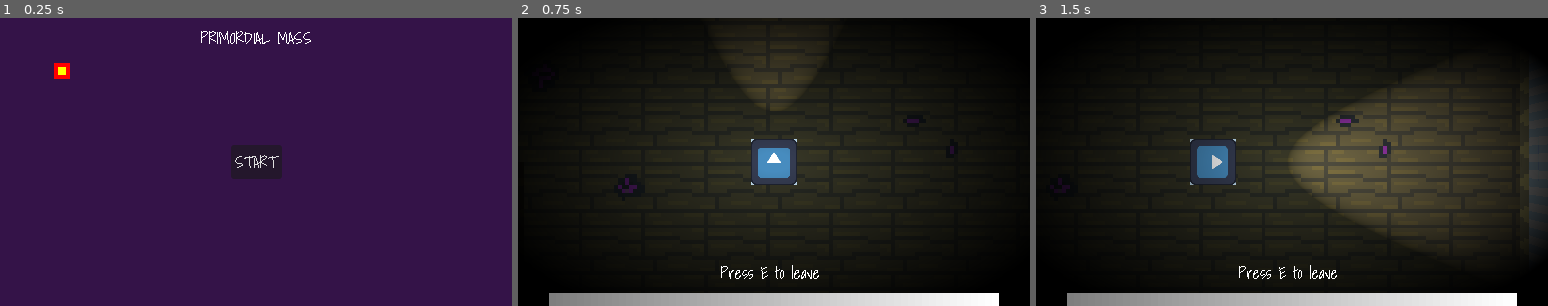
Above: before the commit, frames 1-3 (left to right).
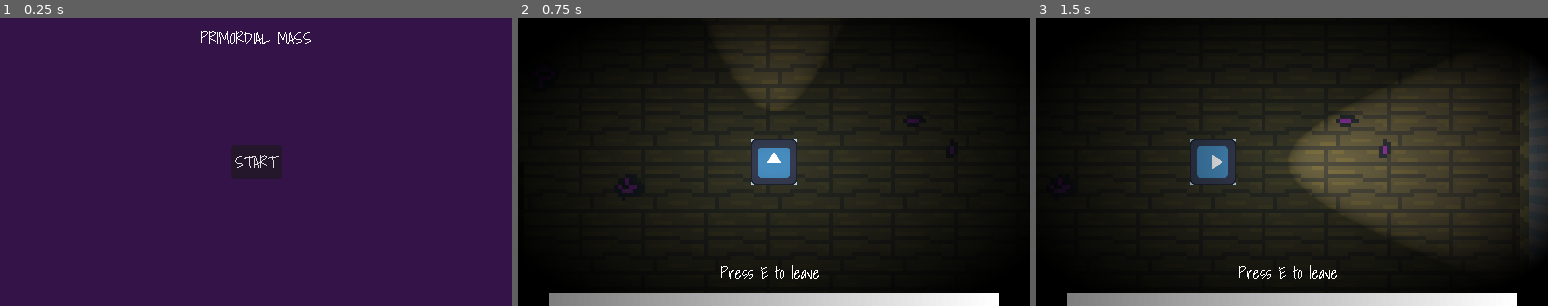
Above: after the commit, the same moments.

Repository: GammaRayTea/project-3-primordial-mass
Game: Godot game, scene res://main.tscn
Two runs of this game, one before a commit and one after it. Both use one fixed random seed, a clock stepped at 60 frames per second and the inputs below. The engine's default icon, where the game draws it, is replaced by a stand-in: a white triangle on a blue panel in a dark square.
Inputs:
- Up to frame 1 (0.25 s): no input
- Up to frame 2 (0.75 s): click "START" at 0.5 s
- Up to frame 3 (1.5 s): tap E (interact) at 1.25 s; hold D (move_right) from 1.28 s (still down); tap Shift (sprint) at 1.35 s

The runs differ from the first frame. In frame 1, 0.2% of the frame differs, in the area x 10-14%, y 15-22%; in frame 2, nothing differs; in frame 3, nothing differs.

Commit message:
added main menu theme

Diff:
--- /dev/null
+++ b/assets/sound/music/main_menu.tres
@@ -0,0 +1,14 @@
+[gd_resource type="AudioStreamInteractive" format=3 uid="uid://b2jp3vfe5xo4d"]
+
+[ext_resource type="AudioStream" uid="uid://b0jjk3n2hsttx" path="res://assets/sound/music/raw/main_menu_intro.ogg" id="1_72e86"]
+[ext_resource type="AudioStream" uid="uid://ddavo1pshp1rw" path="res://assets/sound/music/raw/main_menu_loop.ogg" id="2_j8202"]
+
+[resource]
+clip_count = 2
+clip_0/name = &"Main Menu Intro"
+clip_0/stream = ExtResource("1_72e86")
+clip_0/auto_advance = 1
+clip_0/next_clip = 1
+clip_1/name = &"Main Menu Loop"
+clip_1/stream = ExtResource("2_j8202")
+clip_1/auto_advance = 0
--- /dev/null
+++ b/default_bus_layout.tres
@@ -0,0 +1,15 @@
+[gd_resource type="AudioBusLayout" format=3 uid="uid://cfh34pq2ku7ng"]
+
+[resource]
+bus/1/name = &"Music"
+bus/1/solo = false
+bus/1/mute = false
+bus/1/bypass_fx = false
+bus/1/volume_db = -3.1173582
+bus/1/send = &"Master"
+bus/2/name = &"SoundEffects"
+bus/2/solo = false
+bus/2/mute = false
+bus/2/bypass_fx = false
+bus/2/volume_db = -1.7836647
+bus/2/send = &"Master"
--- a/game.gd
+++ b/game.gd
@@ -1,4 +1,4 @@
-extends Node3D
+class_name Game extends Node3D
 @export var player:Player
 @export var hud:Control
 @export var dungeon_gen:DungeonGenerator
@@ -30,6 +30,7 @@
 	for node in get_tree().get_nodes_in_group("RNGUnifier"):
 		node.rng = global_rng
 
+
 	show()
 	if dark:
 		world_environment.environment = default_env
@@ -48,7 +49,8 @@
 		dungeon_gen._start_generation()
 
 
-
+	GlobalSoundManager.fade_out_music(1.5)
+	GlobalSoundManager.queue_music(GlobalSoundManager.SONGS.MAIN_AMBIENCE)
 
 func create_save() -> void:
 	save_game = SaveGame.new()
--- a/game/enemies/globber/globber.tscn
+++ b/game/enemies/globber/globber.tscn
@@ -529,7 +529,6 @@
 ACCELERATION = 1.0
 target = NodePath("../../..")
 speed = 1.7
-target_position = null
 distance_threshold = 1.3
 next_state = NodePath("../../Attack/AwaitAttackAnimationState")
 animation_state_name = "globber_walk"
@@ -688,6 +687,8 @@
 [node name="Walk" type="AudioStreamPlayer3D" parent="SoundEffectManager" parent_id_path=PackedInt32Array(700150437) index="0" unique_id=20060384]
 stream = SubResource("AudioStreamRandomizer_kpvxy")
 volume_db = -7.0
+bus = &"SoundEffects"
 
 [node name="Attack" type="AudioStreamPlayer3D" parent="SoundEffectManager" parent_id_path=PackedInt32Array(700150437) index="1" unique_id=547935468]
 stream = SubResource("AudioStreamRandomizer_xmiyw")
+bus = &"SoundEffects"
--- a/game/environment/cell_generator/test_map.gd
+++ b/game/environment/cell_generator/test_map.gd
@@ -31,9 +31,8 @@
 
 func _draw() -> void:
 
-	#if draw_cells:
-
-	draw_rect(Rect2(0 , 0 ,rect_size,rect_size),Color.RED)
+	#highlight first cell
+	#draw_rect(Rect2(0 , 0 ,rect_size,rect_size),Color.RED)
 	for cell in range(0,cells.size()):
 		#cells
 		draw_rect(Rect2(scalar*cells[cell].x,scalar* cells[cell].y , rect_size,rect_size),cell_color)
@@ -45,9 +44,9 @@
 		#small points
 		draw_rect(Rect2(scalar*(cells[cell].x + points[cell].x-1),scalar* (cells[cell].y+ points[cell].y-1), 2,2),point_color)
 
-
-	@warning_ignore("integer_division")
-	draw_rect(Rect2(rect_size*scalar*player_pos.x+rect_size/4, rect_size*scalar* player_pos.y +rect_size/4,   rect_size/2 , rect_size/2  ),Color.YELLOW)
+	#draw player
+	#@warning_ignore("integer_division")
+	#draw_rect(Rect2(rect_size*scalar*player_pos.x+rect_size/4, rect_size*scalar* player_pos.y +rect_size/4,   rect_size/2 , rect_size/2  ),Color.YELLOW)
 
 	var i = 0
 	while i < draw_point_ids.size():
@@ -58,8 +57,6 @@
 
 		points_to_draw.push_back(Vector2(delaunay_points[draw_point_ids[i]])  *scalar)
 
-		#if is_inner:
-			#print(points_to_draw)
-			#print(points_to_draw)
+
 		draw_polyline(points_to_draw,line_color)
 		i+=draw_point_subdivision
--- /dev/null
+++ b/game/sound/global_sound_manager/global_sound_manager.gd
@@ -0,0 +1,38 @@
+extends Node
+
+enum SONGS {MENU,MAIN_AMBIENCE}
+var music_player:AudioStreamPlayer
+
+var song_paths:Dictionary[SONGS,String] = {
+	SONGS.MENU:"res://assets/sound/music/main_menu.tres",
+	SONGS.MAIN_AMBIENCE:"",
+}
+signal music_faded
+
+var callables_on_faded:Array[Callable] = []
+func _ready():
+	music_faded.connect(on_music_faded)
+	music_player = AudioStreamPlayer.new()
+	music_player.bus = "Music"
+	add_child(music_player)
+
+func fade_out_music(_time:float = 1.5) -> void:
+	var tween:Tween = get_tree().create_tween()
+	tween.tween_property(music_player,"volume_db", -60, _time)
+	await tween.finished
+	music_faded.emit()
+
+func queue_music(_song:SONGS, _immediate:bool = false) -> void:
+	if _immediate:
+		var song:AudioStreamInteractive= load(song_paths[_song])
+		if song:
+			music_player.stream = song
+			music_player.play()
+
+	else:
+		callables_on_faded.append(queue_music.bind(_song, true))
+
+func on_music_faded() -> void:
+	for callable in callables_on_faded:
+		callable.call()
+	callables_on_faded.clear()
--- a/main.gd
+++ b/main.gd
@@ -1,7 +1,7 @@
 extends Node
 @export var jump_to_game:bool = true
 @export var main_menu:MainMenu
-@export var game:Node3D
+@export var game:Game
 @export var render_low_res:bool = false
 @export var low_resolution:Vector2i
 @export var high_resolution:Vector2i
@@ -13,8 +13,9 @@
 		get_tree().root.content_scale_size = high_resolution
 	get_tree().root.size = high_resolution
 
+	GlobalSoundManager.queue_music(GlobalSoundManager.SONGS.MENU, true)
 
-	main_menu.start_button.pressed.connect($Game.start)
+	main_menu.start_button.pressed.connect(game.start)
 	if jump_to_game:
-		$Game.start()
+		game.start()
 		main_menu.hide()
--- a/project.godot
+++ b/project.godot
@@ -15,10 +15,15 @@
 config/features=PackedStringArray("4.7", "Forward Plus")
 config/icon="res://icon.svg"
 
+[audio]
+
+buses/default_bus_layout="uid://cfh34pq2ku7ng"
+
 [autoload]
 
 GlobalEnum="*uid://nptyhdrtvfm4"
 GameState="*uid://ukbuejw1m15w"
+GlobalSoundManager="*uid://b7xagfftl25fd"
 
 [display]
 
Not shown, removed: assets/sound/basic/collect_1.wav.import
Not shown, removed: assets/sound/basic/collect_2.wav.import
Not shown, removed: assets/sound/basic/collect_3.wav.import
Not shown, removed: assets/sound/basic/collect_4.wav.import
Not shown, removed: assets/sound/basic/stability_pick_up_1.wav.import
Not shown, removed: assets/sound/basic/stability_pick_up_2.wav.import
Not shown, removed: assets/sound/basic/stability_pick_up_3.wav.import
Not shown, removed: assets/sound/basic/stability_pick_up_4.wav.import
Not shown, removed: assets/sound/game_events/run_start.wav.import
Not shown, removed: assets/sound/game_events/stability_depleted.wav.import
Not shown, added: assets/sound/general_sfx/basic/collect_1.wav.import
Not shown, added: assets/sound/general_sfx/basic/collect_2.wav.import
(and 41 more such lines)
